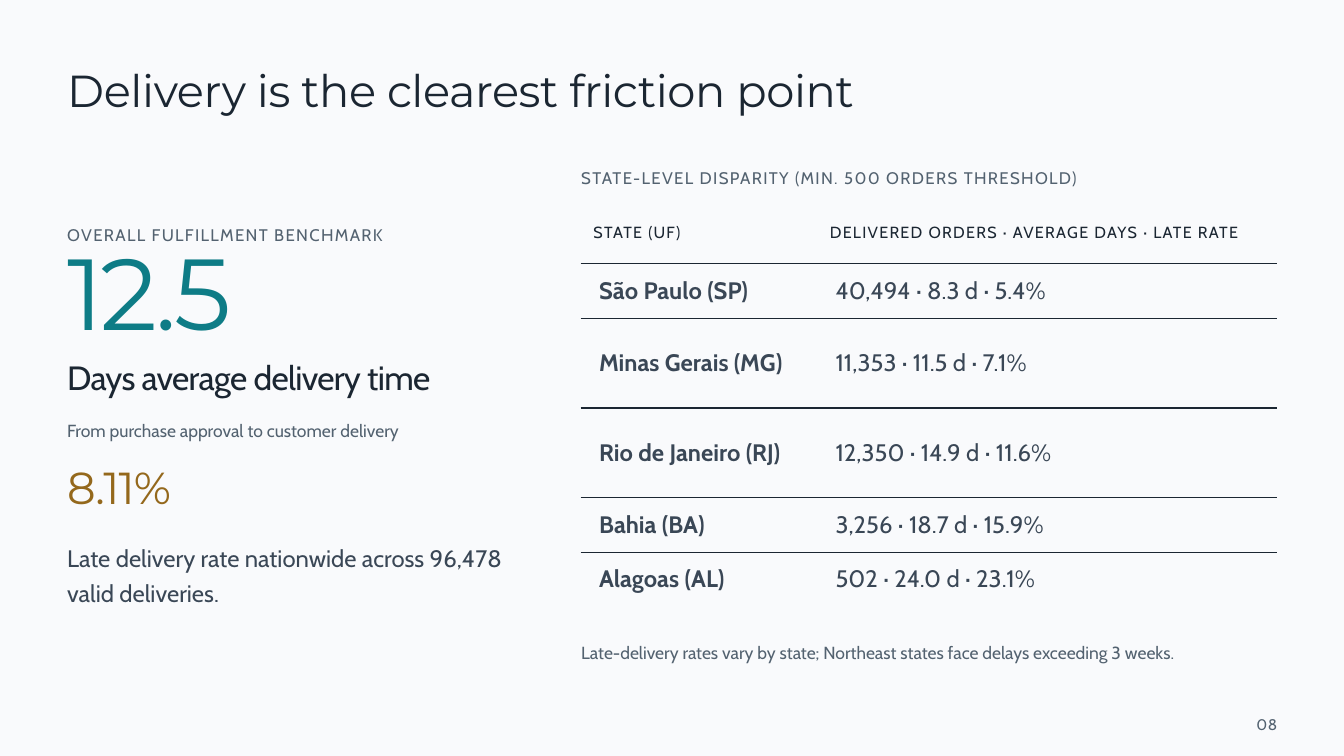
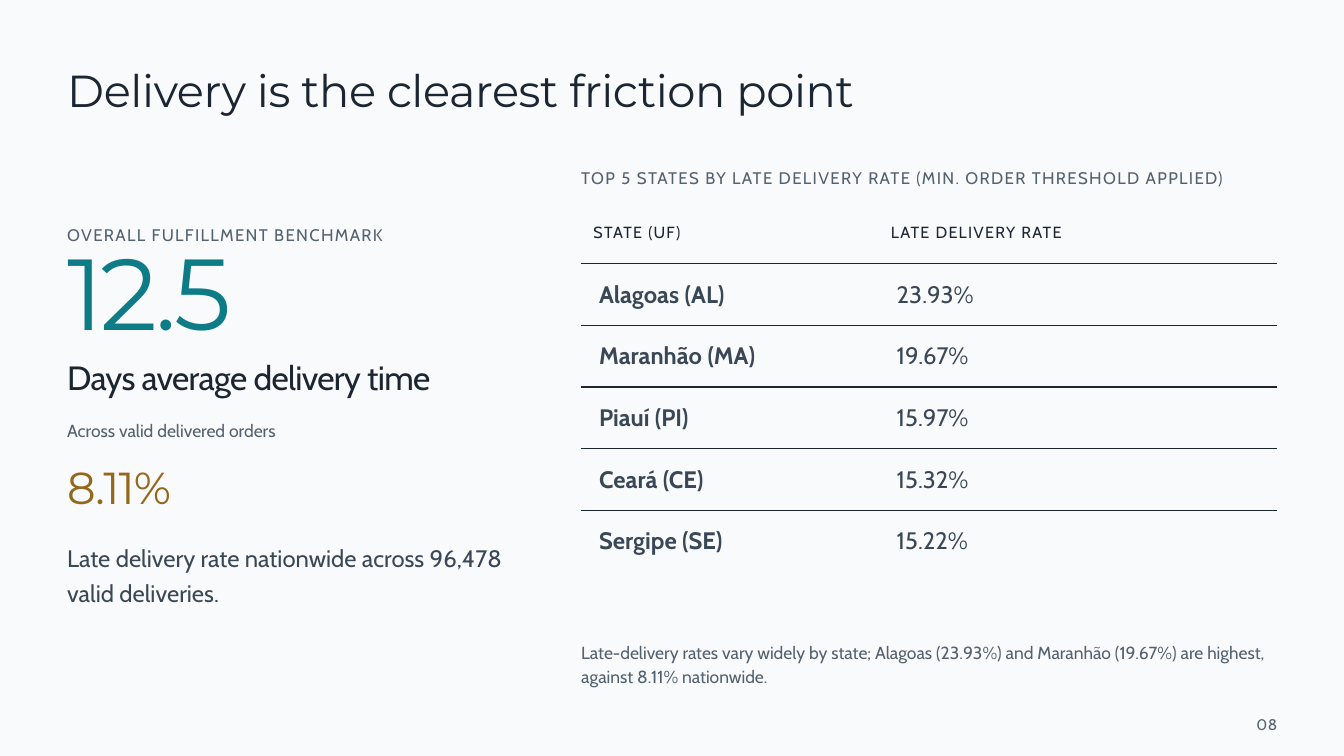
Before and after one commit to GurnoorSingh3/Olist_E-Commerce_Analysis, a slide deck: slide 8 of Olist-E-Commerce-Analysis.pptx. Drawn at 1344x756 pixels with LibreOffice and Linux fonts; fonts in the diff are those of the drawing; background and template pictures are left out. Boxes give left, top, right and bottom in pixels: in the first picture for what was removed or moved away, otherwise in the second. Text is boxed around its words. In the diff, an @@ line names an element or a change of style, - is before the commit and + after.

```diff
--- a/Olist-E-Commerce-Analysis.pptx
+++ b/Olist-E-Commerce-Analysis.pptx
@@ text at [581, 171, 1223, 187]: text changed @@
-STATE-LEVEL DISPARITY (MIN. 500 ORDERS THRESHOLD)
+TOP 5 STATES BY LATE DELIVERY RATE (MIN. ORDER THRESHOLD APPLIED)
@@ table at [582, 202, 1277, 572] @@
-row 1, column 2: DELIVERED ORDERS · AVERAGE DAYS · LATE RATE
+row 1, column 2: LATE DELIVERY RATE
-row 2, column 1: São Paulo (SP)
+row 2, column 1: Alagoas (AL)
-row 2, column 2: 40,494 · 8.3 d · 5.4%
+row 2, column 2: 23.93%
-row 3, column 1: Minas Gerais (MG)
+row 3, column 1: Maranhão (MA)
-row 3, column 2: 11,353 · 11.5 d · 7.1%
+row 3, column 2: 19.67%
-row 4, column 1: Rio de Janeiro (RJ)
+row 4, column 1: Piauí (PI)
-row 4, column 2: 12,350 · 14.9 d · 11.6%
+row 4, column 2: 15.97%
-row 5, column 1: Bahia (BA)
+row 5, column 1: Ceará (CE)
-row 5, column 2: 3,256 · 18.7 d · 15.9%
+row 5, column 2: 15.32%
-row 6, column 1: Alagoas (AL)
+row 6, column 1: Sergipe (SE)
-row 6, column 2: 502 · 24.0 d · 23.1%
+row 6, column 2: 15.22%
@@ text at [67, 424, 275, 437]: text changed @@
-From purchase approval to customer delivery
+Across valid delivered orders
@@ text at [581, 646, 1264, 687]: text changed @@
-Late-delivery rates vary by state; Northeast states face delays exceeding 3 weeks.
+Late-delivery rates vary widely by state; Alagoas (23.93%) and Maranhão (19.67%) are highest, against 8.11% nationwide.
```
Also in this commit, not shown: 7 other slides changed.
